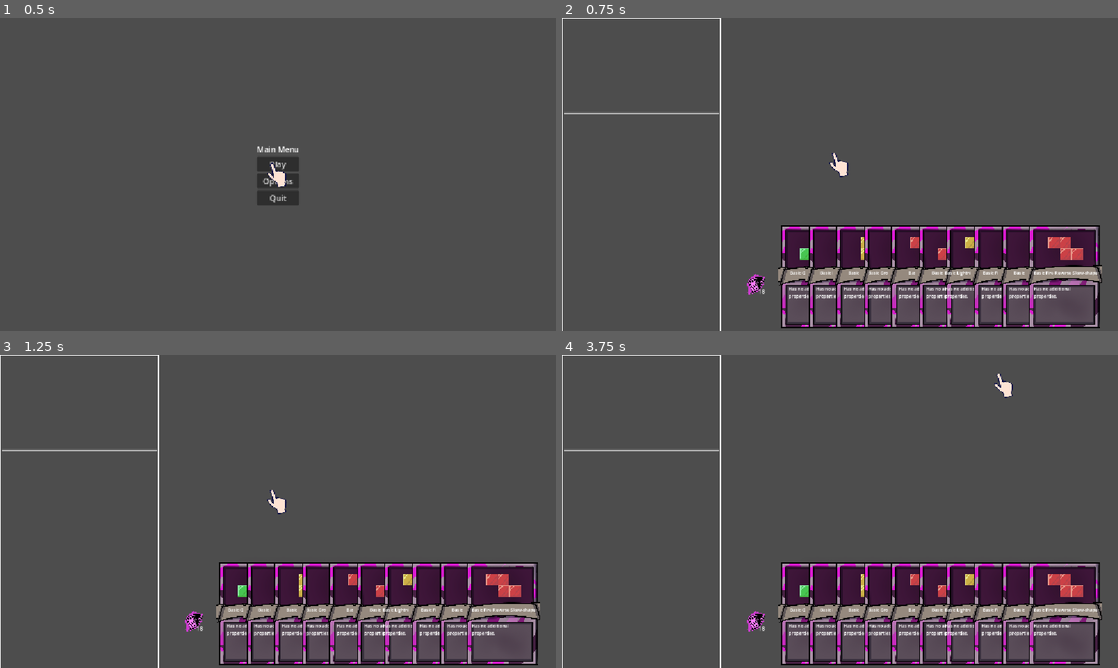
Above: before the commit, frames 1-4 (two rows, left to right).
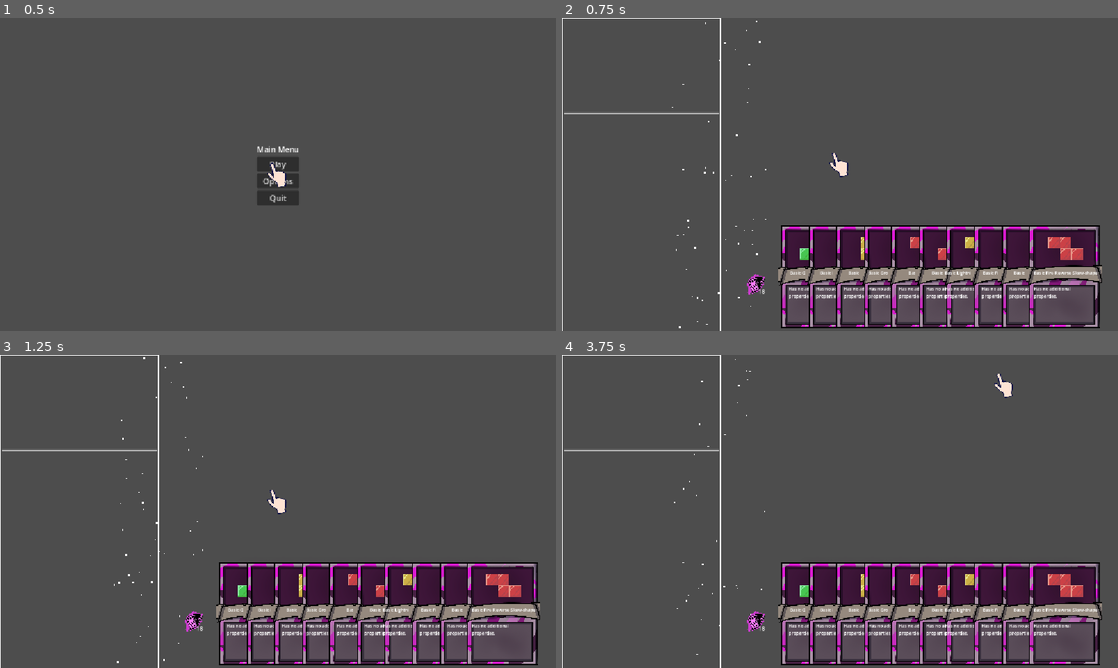
Above: after the commit, the same moments.

Repository: ttcs-games/godot-wild-jam-99
Game: Godot game, scene res://Main_menu.tscn
The game is run twice, just before and just after one commit, with the same random seed, the same clock (stepped at 60 frames per second) and the same inputs.
Inputs (mouse positions are in pixels of both pictures, inside the frame that each line leads up to):
- Up to frame 1 (0.5 s): no input
- Up to frame 2 (0.75 s): click "Play" at 0.5 s
- Up to frame 3 (1.25 s): no input
- Up to frame 4 (3.75 s): tap Enter at 1.25, 2.85 s; drag from (762, 621) to (895, 442) at 1.27 s; drag from (817, 611) to (812, 574) at 2.02 s; move the mouse to (845, 611) at 2.77 s; hold Right 2.78-3.5 s; click (845, 611) at 2.92 s; click "X" at 3.5 s

Frame 1 is identical in both runs. In frame 2, less than 0.1% of the frame differs, in the area x 19-37%, y 0-100%; in frame 3, less than 0.1%; in frame 4, less than 0.1%.

Commit message:
bubble particles

Diff:
--- a/Game_zone.tscn
+++ b/Game_zone.tscn
@@ -5,6 +5,22 @@
 [ext_resource type="PackedScene" uid="uid://cpqylr4csh80v" path="res://ui/pile_view.tscn" id="2_rftav"]
 [ext_resource type="PackedScene" uid="uid://b3ori8l4rn1g4" path="res://grid.tscn" id="3_ob6xn"]
 [ext_resource type="PackedScene" uid="uid://w0up11rrrrqh" path="res://ui/cursorAnimation.tscn" id="4_rftav"]
+
+[sub_resource type="CanvasItemMaterial" id="CanvasItemMaterial_1xb2t"]
+blend_mode = 1
+
+[sub_resource type="ParticleProcessMaterial" id="ParticleProcessMaterial_n4c0y"]
+lifetime_randomness = 0.85
+emission_shape_scale = Vector3(10, 20, 1)
+emission_shape = 3
+emission_box_extents = Vector3(10, 20, 1)
+gravity = Vector3(0, -98, 0)
+damping_min = 45.736004
+damping_max = 69.457
+scale_max = 3.75
+turbulence_enabled = true
+turbulence_noise_strength = 0.02
+turbulence_noise_scale = 4.097
 
 [node name="Node2D" type="Node2D" unique_id=943336645]
 
@@ -40,8 +56,17 @@
 z_as_relative = false
 position = Vector2(31, 23)
 scale = Vector2(0.41393447, 0.3506711)
+animation = &"grab"
 
 [node name="Grid" parent="." unique_id=37737656 instance=ExtResource("3_ob6xn")]
 position = Vector2(5, 5)
 
+[node name="GPUParticles2D" type="GPUParticles2D" parent="Grid" unique_id=1312171708]
+material = SubResource("CanvasItemMaterial_1xb2t")
+position = Vector2(317, 284)
+amount = 100
+preprocess = 1.03
+randomness = 1.0
+process_material = SubResource("ParticleProcessMaterial_n4c0y")
+
 [connection signal="shape_placed" from="Grid" to="Control/Hand2" method="_on_grid_shape_placed"]
--- /dev/null
+++ b/assets/particles/gpu_particles_2d.tscn
@@ -0,0 +1,24 @@
+[gd_scene format=3 uid="uid://codrw1qymw8r8"]
+
+[sub_resource type="CanvasItemMaterial" id="CanvasItemMaterial_1xb2t"]
+blend_mode = 1
+
+[sub_resource type="ParticleProcessMaterial" id="ParticleProcessMaterial_n4c0y"]
+lifetime_randomness = 0.85
+emission_shape_scale = Vector3(10, 20, 1)
+emission_shape = 3
+emission_box_extents = Vector3(10, 20, 1)
+gravity = Vector3(0, -98, 0)
+damping_min = 45.736004
+damping_max = 69.457
+scale_max = 3.75
+turbulence_enabled = true
+turbulence_noise_strength = 0.02
+turbulence_noise_scale = 4.097
+
+[node name="GPUParticles2D" type="GPUParticles2D" unique_id=993908567]
+material = SubResource("CanvasItemMaterial_1xb2t")
+amount = 100
+preprocess = 1.03
+randomness = 1.0
+process_material = SubResource("ParticleProcessMaterial_n4c0y")
